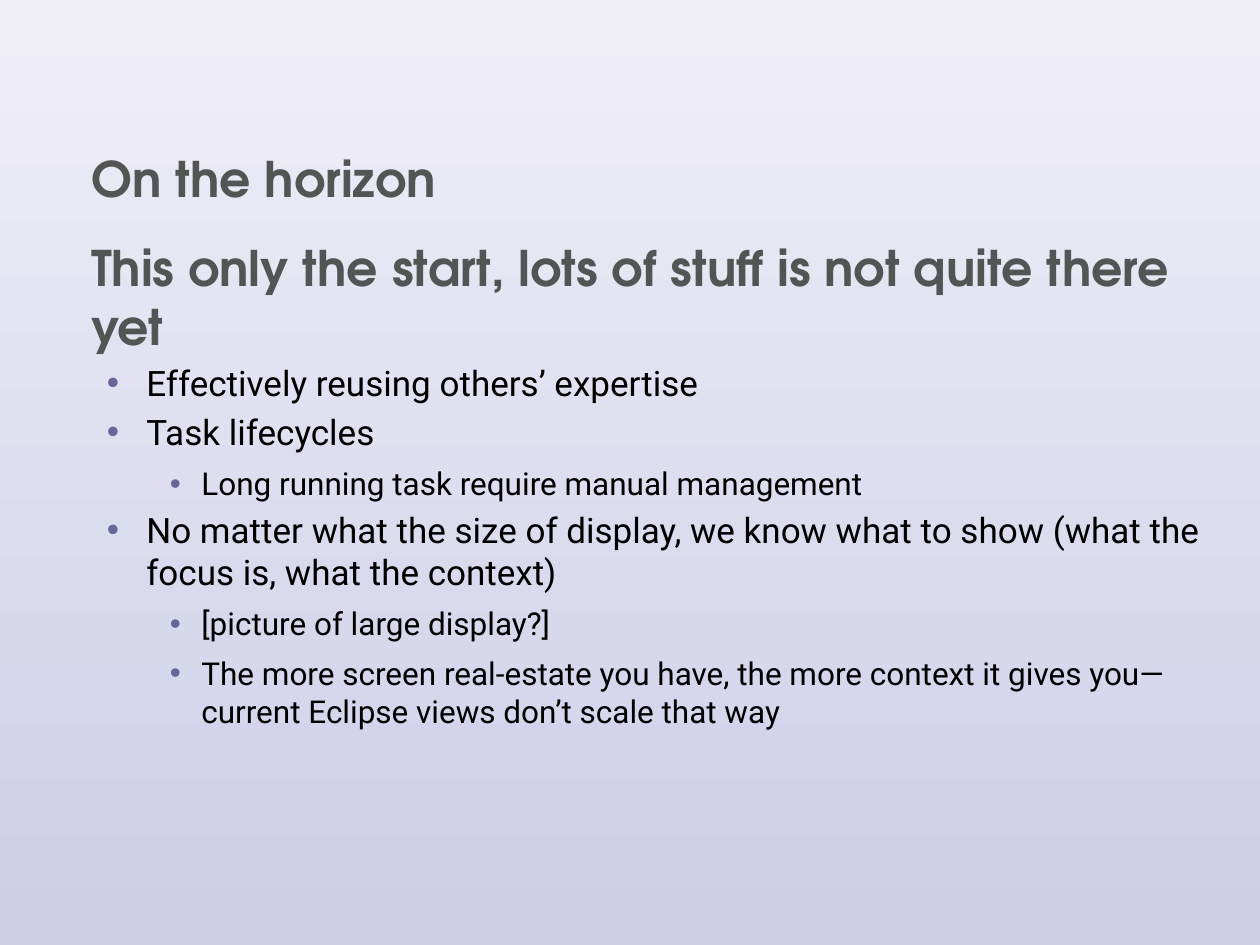
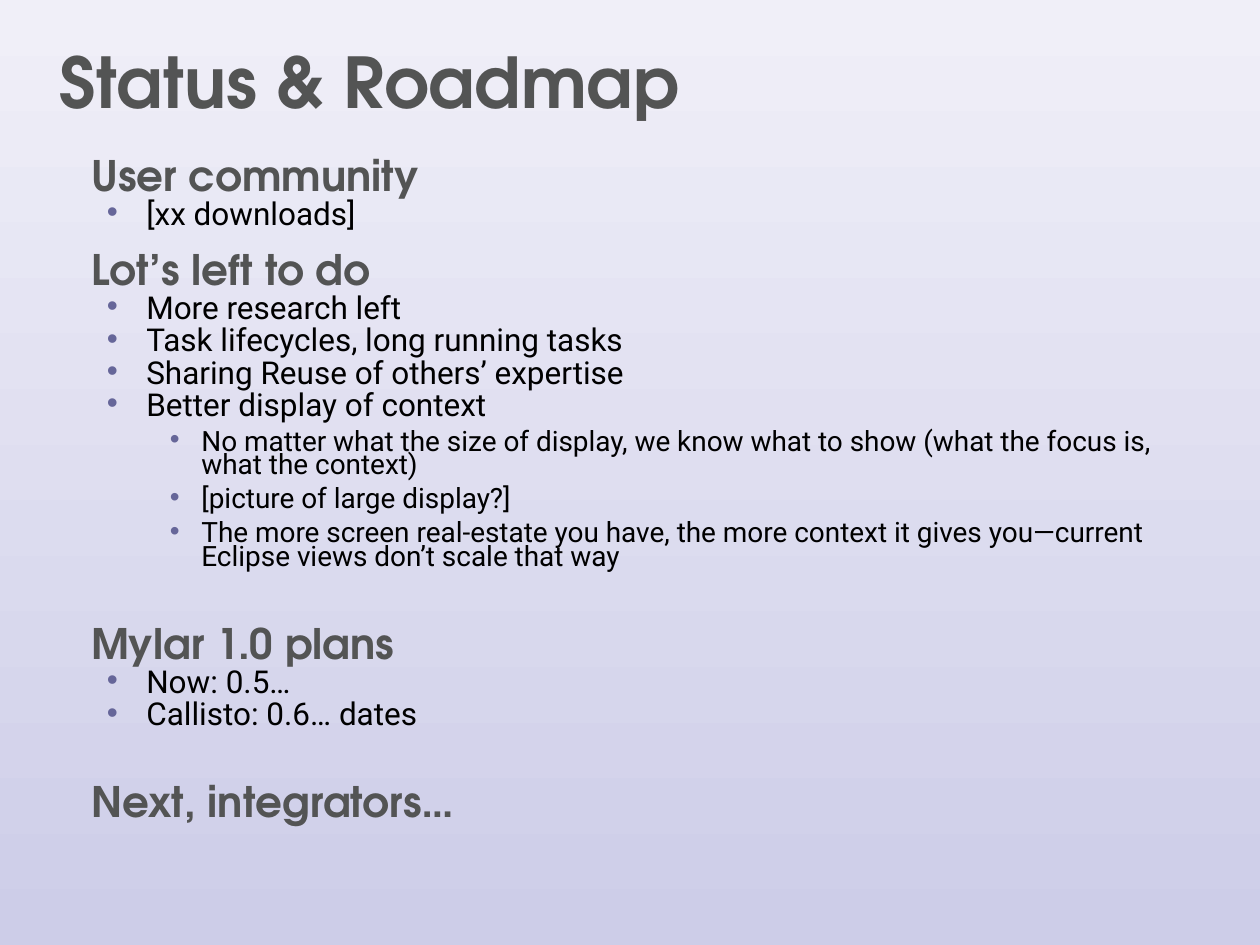
Before and after one commit to eclipse-mylyn/mylyn-website, a slide deck: slide 16 of publications/2006-03-mylar-eclipsecon.ppt (slide 18 before the commit). Drawn at 1260x945 pixels with LibreOffice and Linux fonts; fonts in the diff are those of the drawing. Boxes give left, top, right and bottom in pixels: in the first picture for what was removed or moved away, otherwise in the second. Text is boxed around its words. In the diff, an @@ line names an element or a change of style, - is before the commit and + after.

Commit message:
Progress on: prepare eclipsecon talk and slides

```diff
--- a/publications/2006-03-mylar-eclipsecon.ppt
+++ b/publications/2006-03-mylar-eclipsecon.ppt
@@ title added at bbox=[60, 55, 680, 121], 40 pt, text #535454, bold @@
+Status & Roadmap
@@ text at bbox=[91, 159, 624, 423]: text changed; size 28 to 18 pt @@
-  On the horizon
-  This only the start, lots of stuff is not quite there yet
-  • Effectively reusing others’ expertise
-  • Task lifecycles
-    • Long running task require manual management
+  User community
+  • [xx downloads]
+  Lot’s left to do
+  • More research left
+  • Task lifecycles, long running tasks
+  • Sharing Reuse of others’ expertise
+  • Better display of context
@@ text at bbox=[201, 428, 1151, 572]: size 20 to 16 pt in "No matter what the size of display, ..."; size 18 to 16 pt in "[picture of large display?]", "The more screen real-estate you have, the ..."; list level 2 to 3 in "No matter what the size ..."; line spacing 1 to 0.7 @@
@@ text at bbox=[91, 627, 455, 826]: paragraphs added @@
+  Mylar 1.0 plans
+  • Now: 0.5…
+  • Callisto: 0.6… dates
+  Next, integrators…
```
Also in this commit, not shown: 3 other slides changed, 14 slides added, 15 slides removed.
